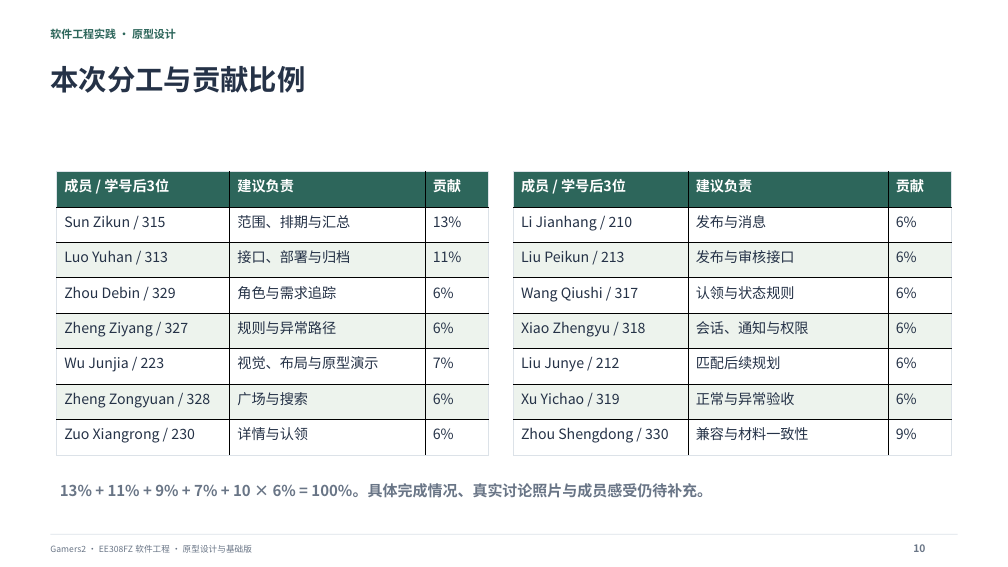
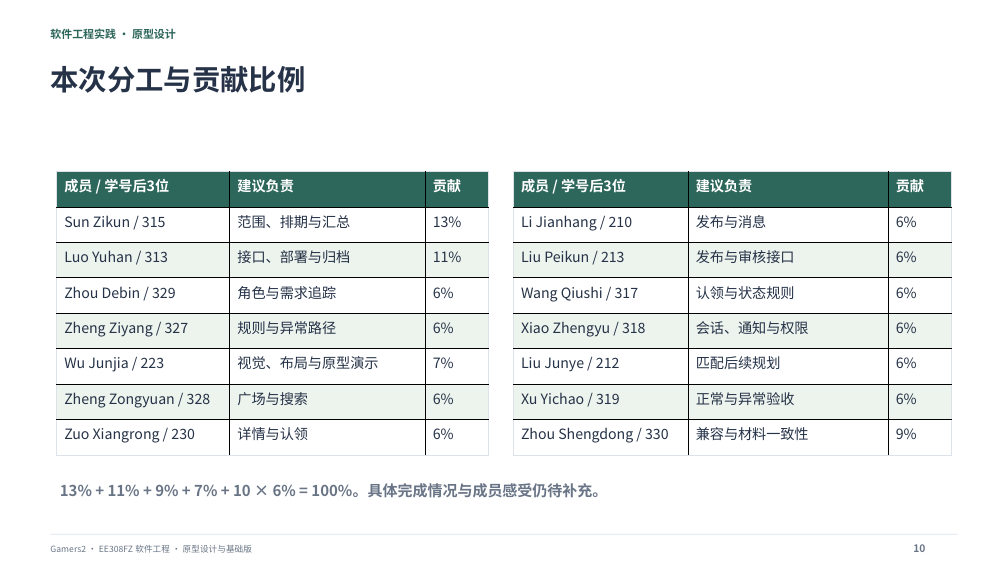
Before and after one commit to Zarvik188/FindBack-Gamers2-Prototype, a slide deck: slide 10 of deliverables/FindBack-Prototype.pptx. Drawn at 1008x567 pixels with LibreOffice and Linux fonts; fonts in the diff are those of the drawing. Boxes give left, top, right and bottom in pixels: in the first picture for what was removed or moved away, otherwise in the second. Text is boxed around its words. In the diff, an @@ line names an element or a change of style, - is before the commit and + after.

```diff
--- a/deliverables/FindBack-Prototype.pptx
+++ b/deliverables/FindBack-Prototype.pptx
@@ text at bbox=[60, 483, 607, 498]: text changed @@
-13% + 11% + 9% + 7% + 10 × 6% = 100%。具体完成情况、真实讨论照片与成员感受仍待补充。
+13% + 11% + 9% + 7% + 10 × 6% = 100%。具体完成情况与成员感受仍待补充。
```
Also in this commit, not shown: 1 other slide changed, 8 other files.
